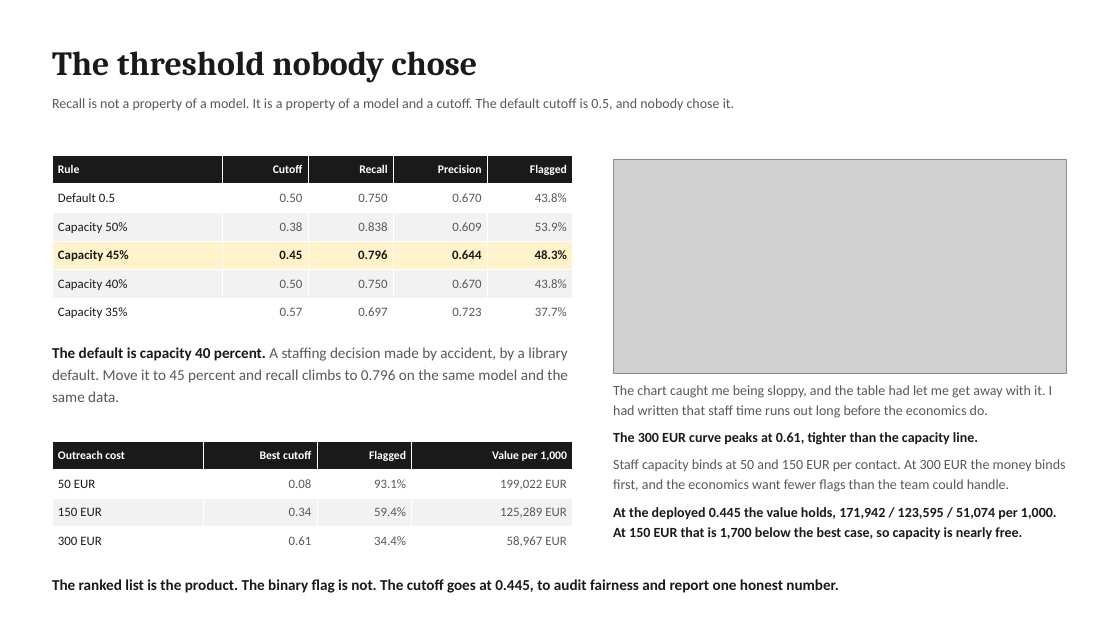
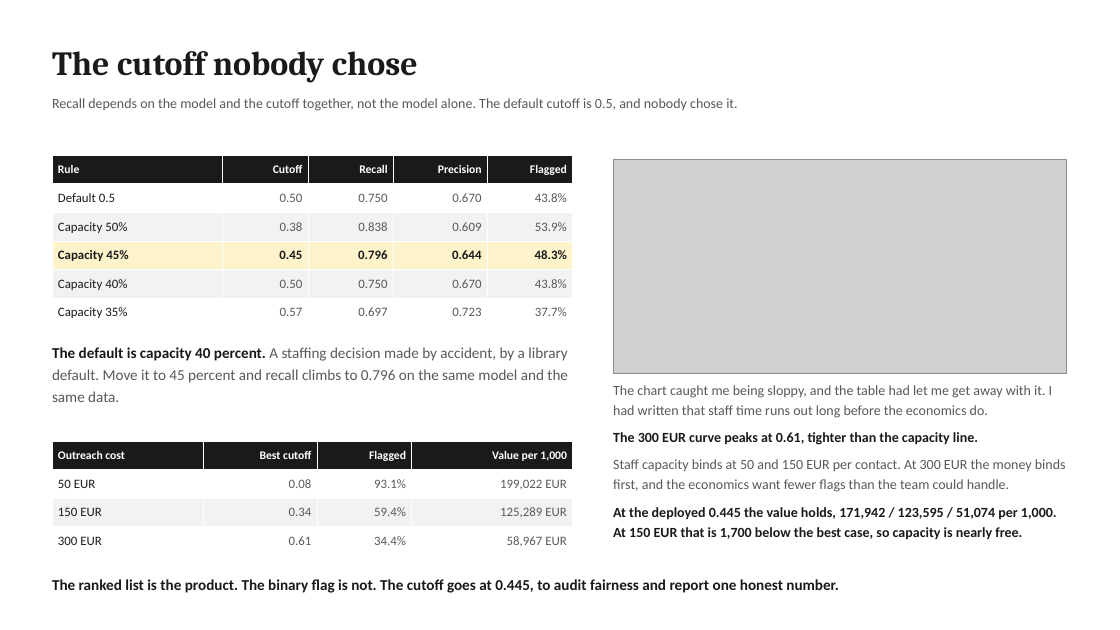
Before and after one commit to jeryldev/pgdaiml-capstone, a slide deck: slide 8 of presentations/technical.pptx. Drawn at 1120x630 pixels with LibreOffice and Linux fonts; fonts in the diff are those of the drawing; grey boxes stand for pictures. Boxes give left, top, right and bottom in pixels: in the first picture for what was removed or moved away, otherwise in the second. Text is boxed around its words. In the diff, an @@ line names an element or a change of style, - is before the commit and + after.

```diff
--- a/presentations/technical.pptx
+++ b/presentations/technical.pptx
@@ text at [52, 51, 418, 83]: text changed @@
-The threshold nobody chose
+The cutoff nobody chose
@@ text at [52, 98, 737, 111]: text changed @@
-Recall is not a property of a model. It is a property of a model and a cutoff. The default cutoff is 0.5, and nobody chose it.
+Recall depends on the model and the cutoff together, not the model alone. The default cutoff is 0.5, and nobody chose it.
```
Also in this commit, not shown: 10 other slides changed, 11 other files.
